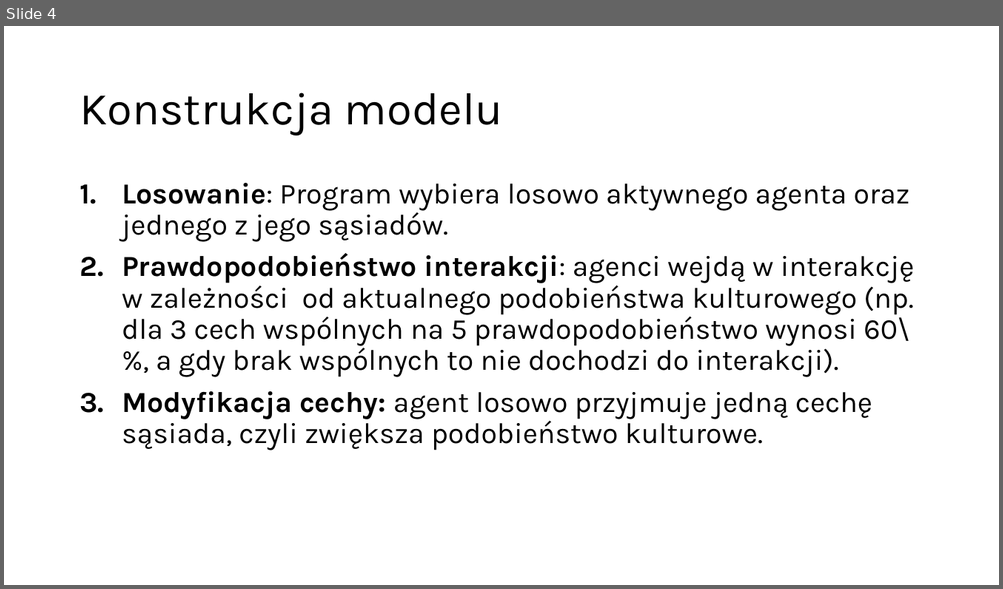
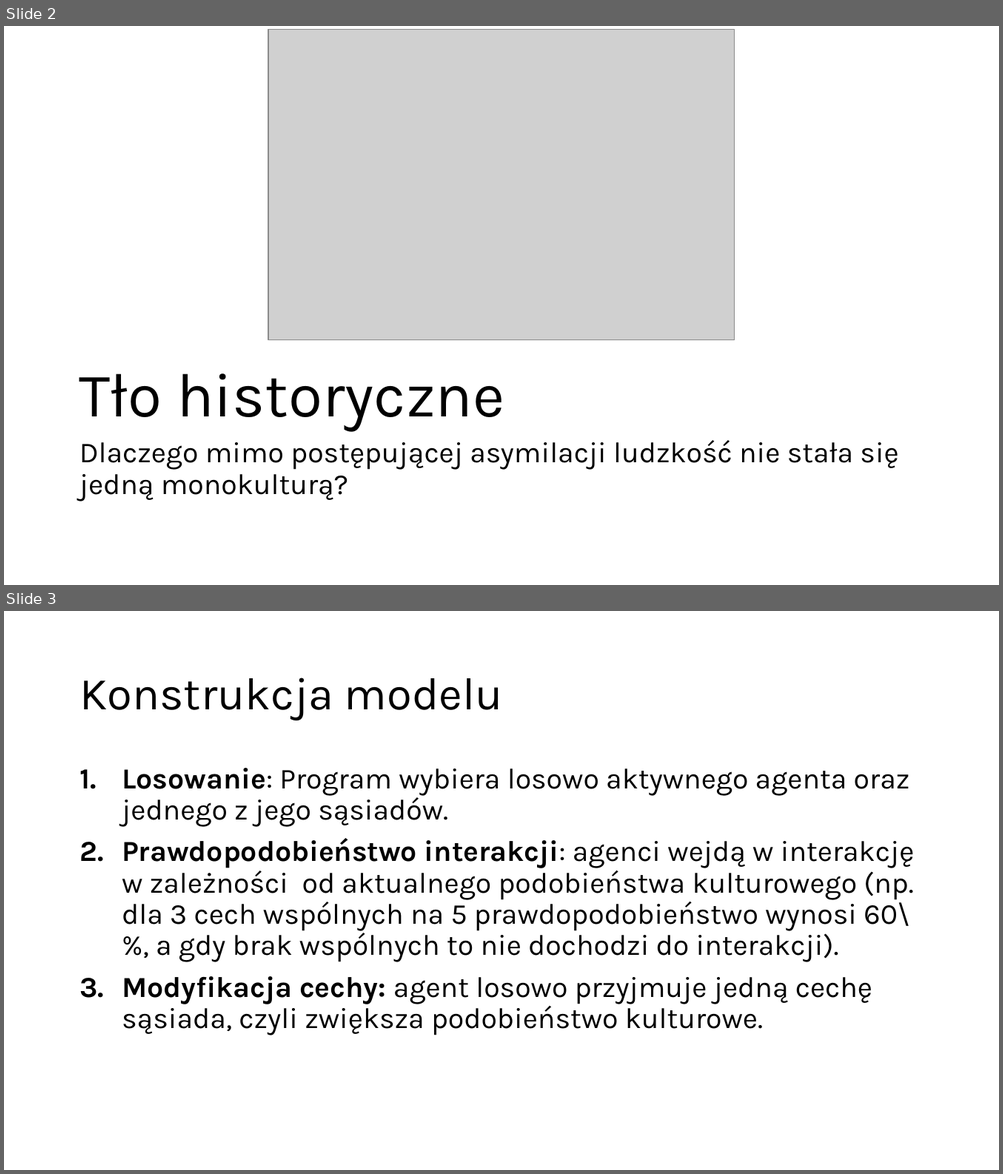
Before and after one commit to Karol-Garbaczewski/Axelrod_model, a slide deck: Model Axelroda prezentacja.pptx. Shown one above the other, each under a label of ours: slide 4 before the commit, slides 2 and 3 after it. The pictures are 1003x589 and 1003x1174 pixels, drawn with LibreOffice and Linux fonts; fonts in the diff are those of the drawing; grey boxes stand for pictures. Boxes give left, top, right and bottom in pixels: in the first picture for what was removed or moved away, otherwise in the second. Text is boxed around its words. In the diff, an @@ line names an element or a change of style, - is before the commit and + after.

```diff
--- a/Model Axelroda prezentacja.pptx
+++ b/Model Axelroda prezentacja.pptx
@@ slide 2 added at bbox=[4, 26, 999, 585], background #FFFFFF @@
@@ picture added at bbox=[268, 30, 734, 340] @@
@@ title added at bbox=[79, 374, 505, 432], 60 pt, text #000000 @@
+Tło historyczne
@@ text added at bbox=[79, 440, 898, 502], 28 pt, text #000000 @@
+Dlaczego mimo postępującej asymilacji ludzkość nie stała się jedną monokulturą?
@@ what was slide 4 is now slide 3 @@
```
Also in this commit, not shown: 4 slides changed, 4 other slides added, 3 slides removed, 1 other file.
